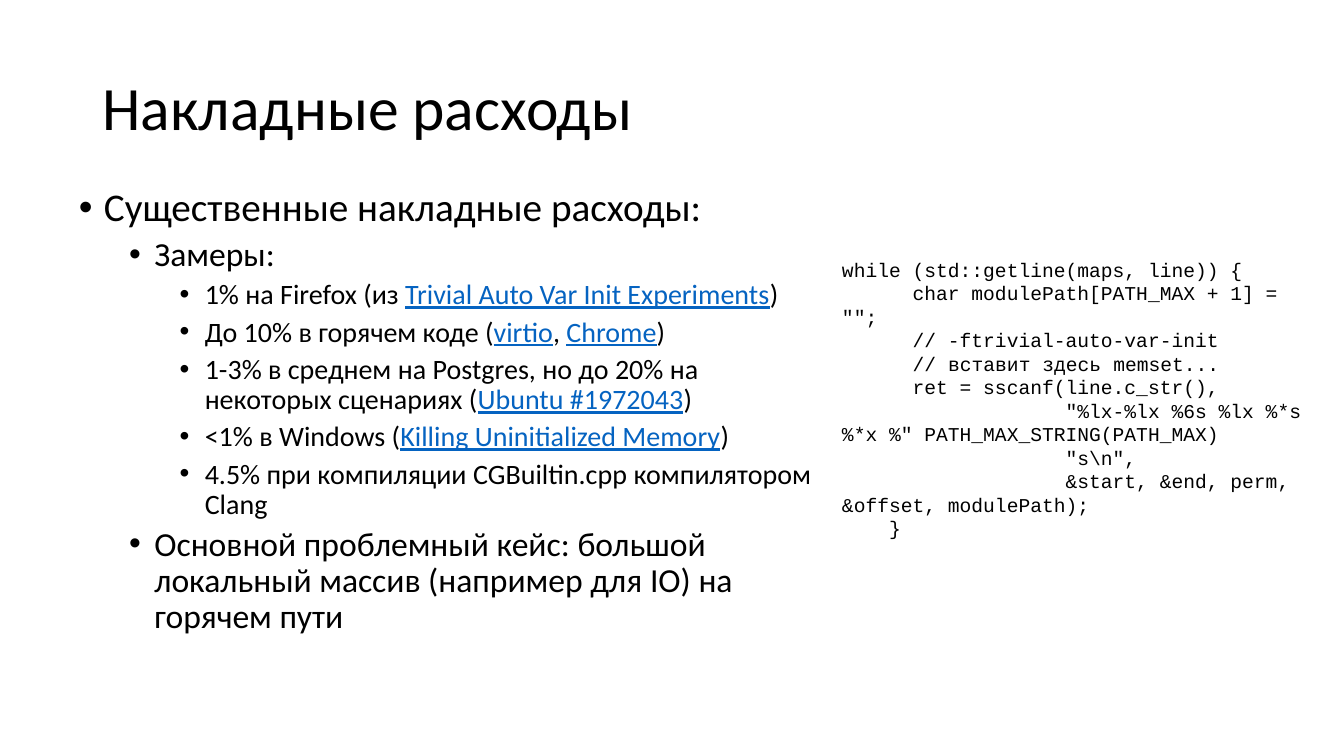
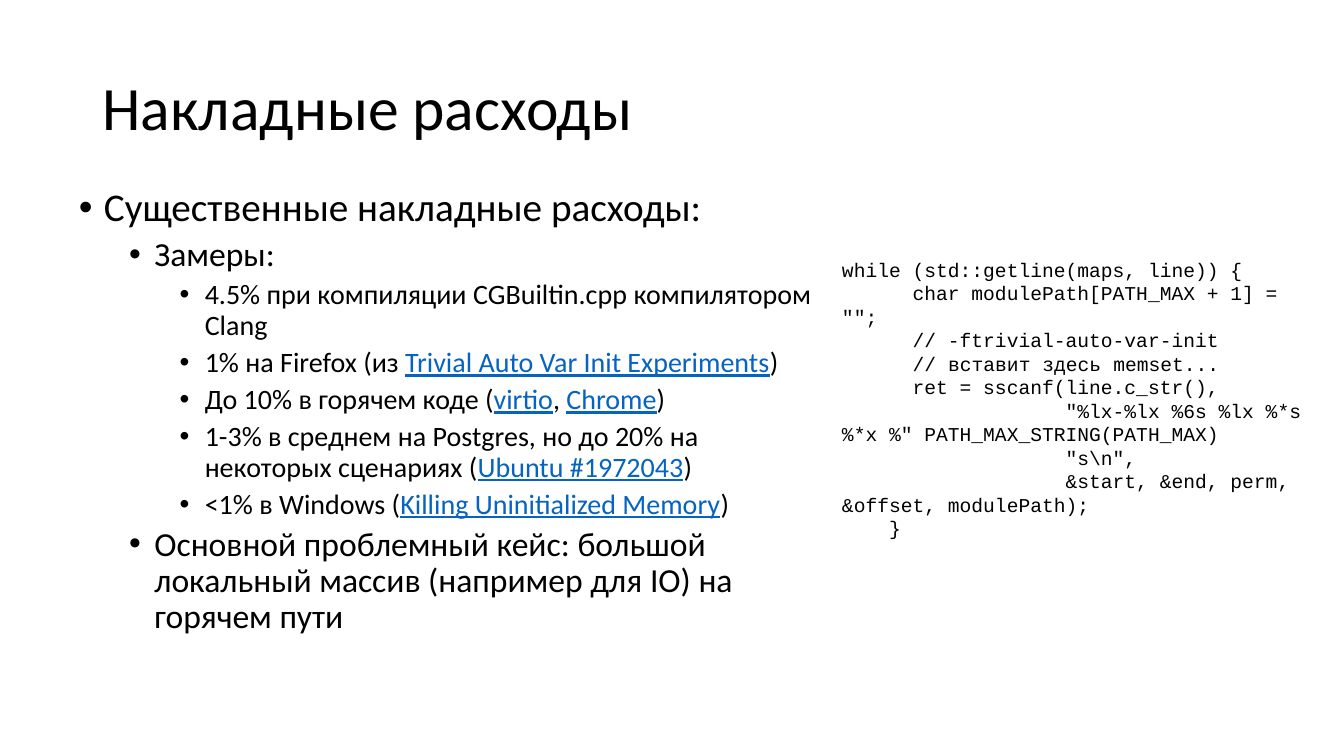
Before and after one commit to yugr/slides, a slide deck: slide 61 of CppZeroCost/2025/RU.pptx (slide 58 before the commit). Drawn at 1344x756 pixels with LibreOffice and Linux fonts; fonts in the diff are those of the drawing. Boxes give left, top, right and bottom in pixels: in the first picture for what was removed or moved away, otherwise in the second. Text is boxed around its words. In the diff, an @@ line names an element or a change of style, - is before the commit and + after.

```diff
--- a/CppZeroCost/2025/RU.pptx
+++ b/CppZeroCost/2025/RU.pptx
@@ text at <box>205,284,811,340</box>: paragraph added @@
+    • 4.5% при компиляции CGBuiltin.cpp компилятором Clang
@@ text at <box>205,464,811,519</box>: paragraph removed @@
-    • 4.5% при компиляции CGBuiltin.cpp компилятором Clang
```
Also in this commit, not shown: 11 other slides changed, 5 slides added, 6 other files.
